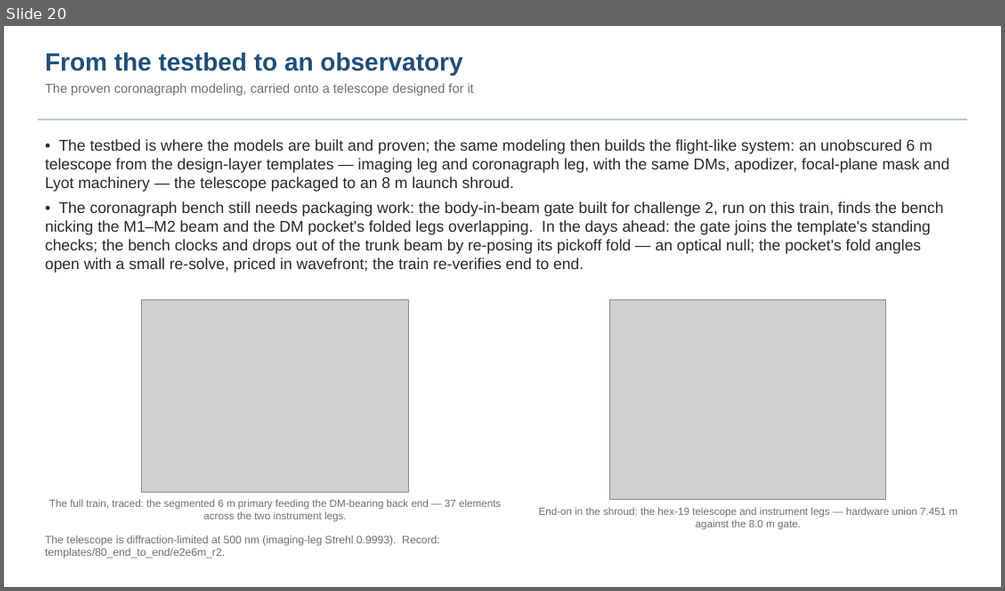
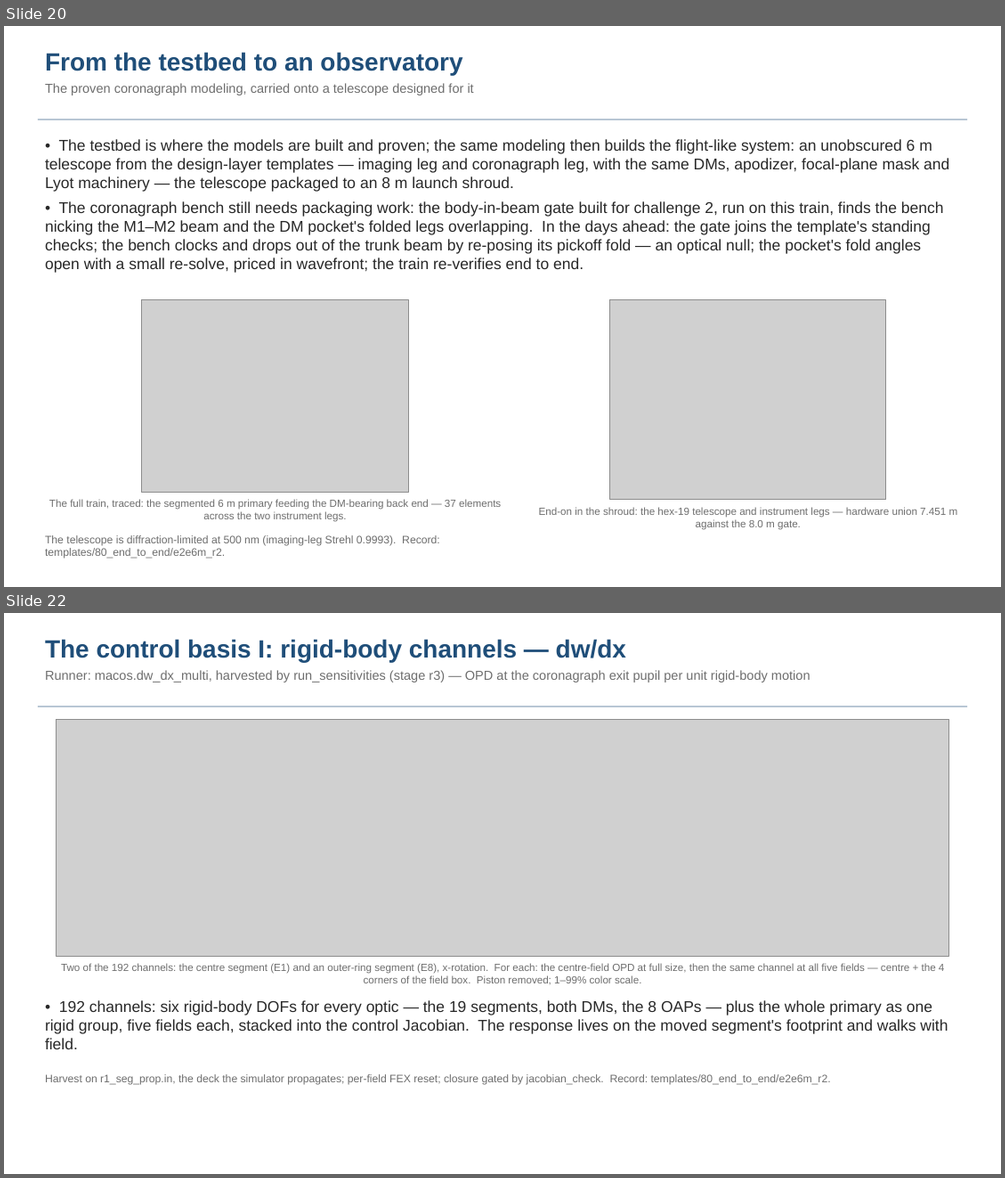
Before and after one commit to nasa-jpl/macos, a slide deck: demo_session/deck_keysight.pptx. Shown one above the other, each under a label of ours: slide 20 before the commit, slides 20 and 22 after it; the slides between them are not shown. The pictures are 1005x591 and 1005x1178 pixels, drawn with LibreOffice and Linux fonts; fonts in the diff are those of the drawing; grey boxes stand for pictures. Boxes give left, top, right and bottom in pixels: in the first picture for what was removed or moved away, otherwise in the second. Text is boxed around its words. In the diff, an @@ line names an element or a change of style, - is before the commit and + after.

```diff
--- a/demo_session/deck_keysight.pptx
+++ b/demo_session/deck_keysight.pptx
@@ slide 22 added at (x1=4, y1=613, x2=1001, y2=1174), background #FFFFFF @@
@@ text added at (x1=45, y1=639, x2=810, y2=682), 12.5 pt, text #6E6E6E @@
+The control basis I: rigid-body channels — dw/dx
+Runner: macos.dw_dx_multi, harvested by run_sensitivities (stage r3) — OPD at the coronagraph exit pupil per unit rigid-body motion
@@ rectangle added at (x1=38, y1=706, x2=967, y2=707), fill #B8C6D4 @@
@@ picture added at (x1=57, y1=719, x2=949, y2=957) @@
@@ text added at (x1=61, y1=963, x2=944, y2=984), 10 pt, text #6E6E6E @@
+Two of the 192 channels: the centre segment (E1) and an outer-ring segment (E8), x-rotation. For each: the centre-field OPD at full size, then the same channel at all five fields — centre + the 4 corners of the field box. Piston removed; 1–99% color scale.
@@ text added at (x1=45, y1=1000, x2=947, y2=1049), 15 pt, text #282828 @@
+• 192 channels: six rigid-body DOFs for every optic — the 19 segments, both DMs, the 8 OAPs — plus the whole primary as one rigid group, five fields each, stacked into the control Jacobian. The response lives on the moved segment's footprint and walks with field.
@@ text added at (x1=45, y1=1074, x2=831, y2=1085), 10.5 pt, text #6E6E6E @@
+Harvest on r1_seg_prop.in, the deck the simulator propagates; per-field FEX reset; closure gated by jacobian_check. Record: templates/80_end_to_end/e2e6m_r2.
```
Also in this commit, not shown: 1 slide changed, 2 other slides added, 5 other files.
